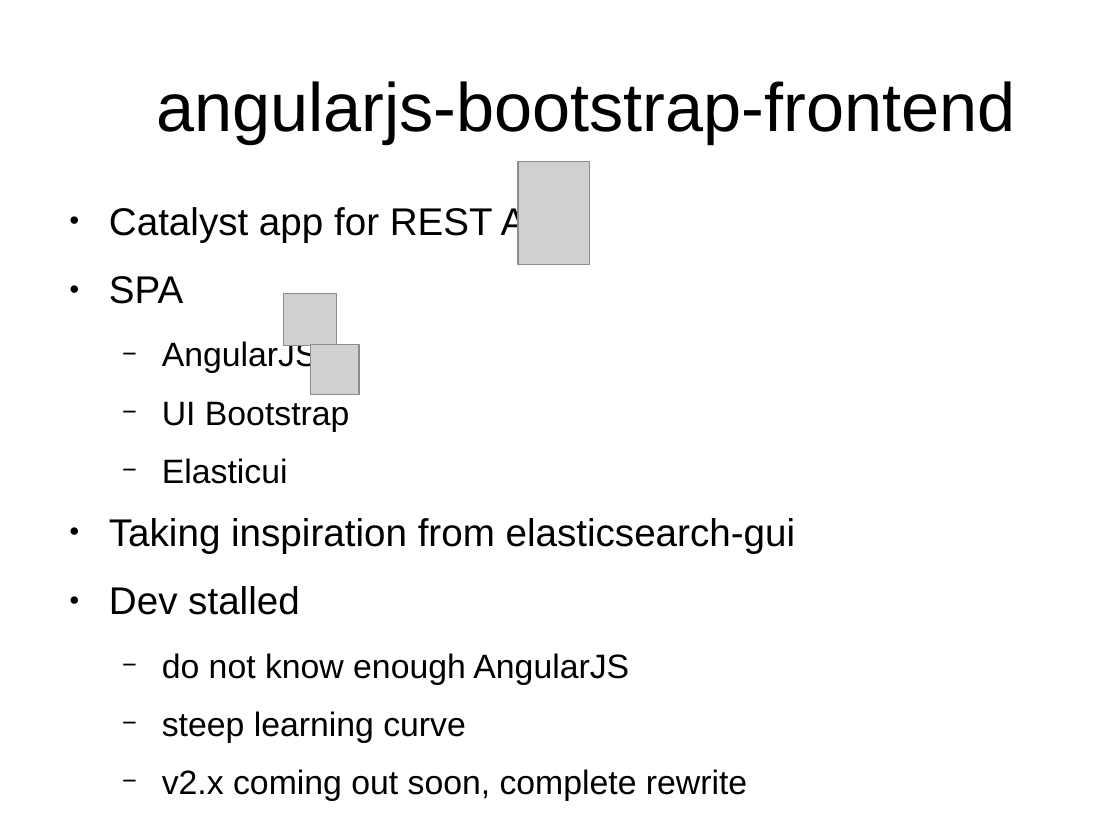
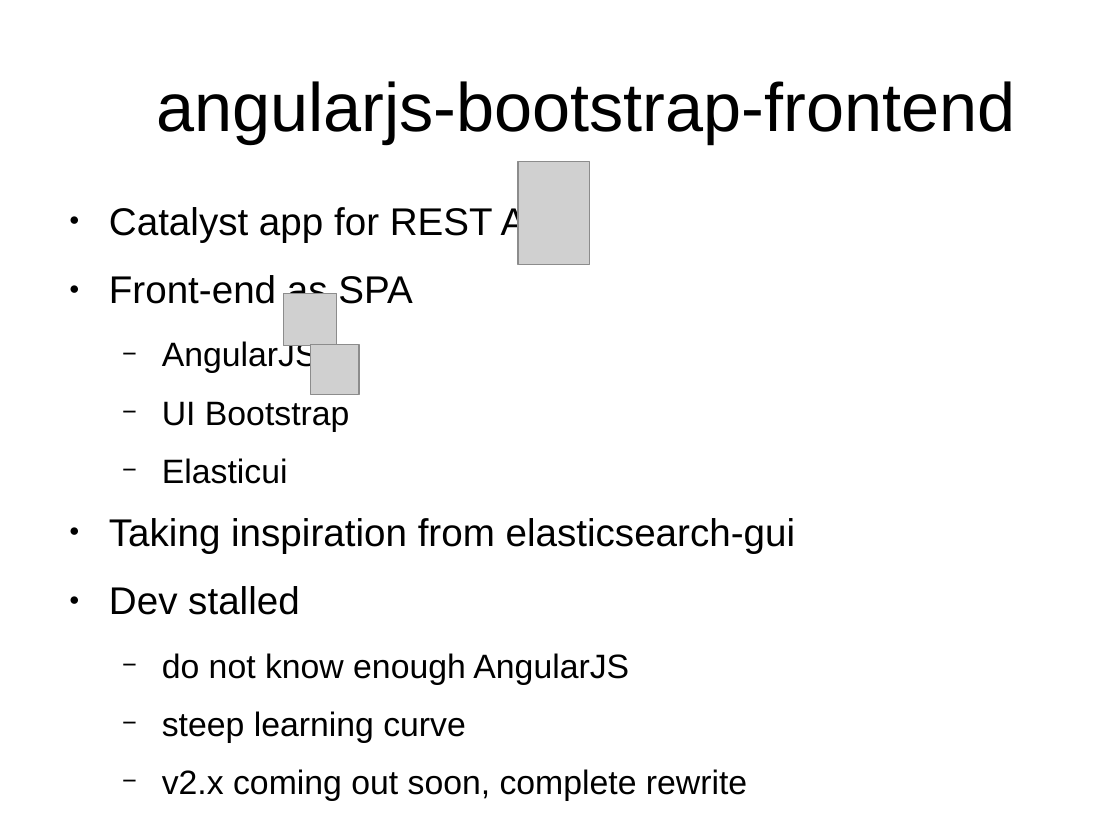
Before and after one commit to Ensembl/trackhub-registry, a slide deck: slide 24 of docs/code_review_07-05-15/talk.odp. Drawn at 1120x840 pixels with LibreOffice and Linux fonts; fonts in the diff are those of the drawing; grey boxes stand for pictures; background and template pictures are left out. Boxes give left, top, right and bottom in pixels: in the first picture for what was removed or moved away, otherwise in the second. Text is boxed around its words. In the diff, an @@ line names an element or a change of style, - is before the commit and + after.

Commit message:
Initiate discussion about latest web front-end development.

```diff
--- a/docs/code_review_07-05-15/talk.odp
+++ b/docs/code_review_07-05-15/talk.odp
@@ text at (109, 273, 412, 304): text changed @@
-● SPA
+● Front-end as SPA
```
Also in this commit, not shown: 1 slide added, 1 other file.
